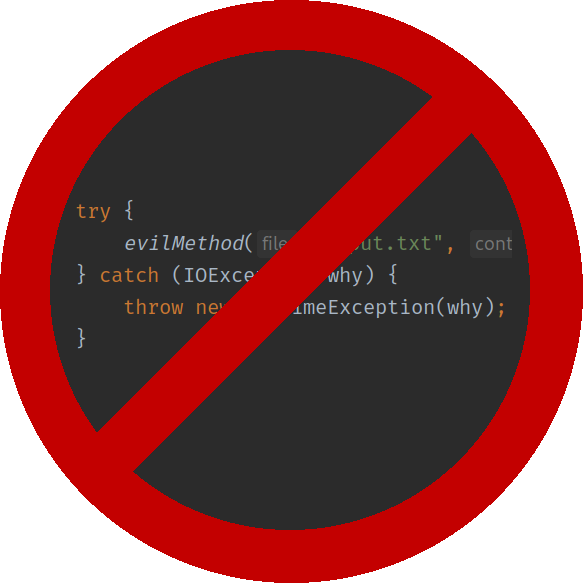
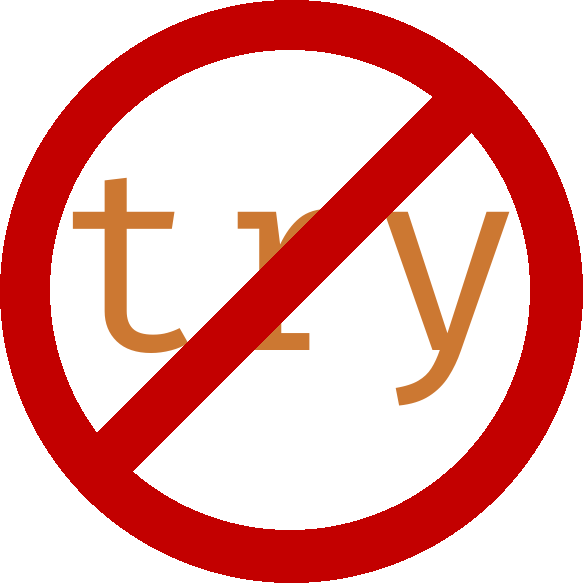
Layer changes from the first 583 × 583 image to the second:
added group "no" with 2 layers above "try" over left=50, top=50, right=530, bottom=530
moved "bar" into group "no" over left=70, top=75, right=492, bottom=497
moved "circle" into group "no" over left=50, top=50, right=530, bottom=530
added layer "try" above "code" over left=72, top=177, right=510, bottom=406
hid "code" over left=50, top=50, right=530, bottom=530
